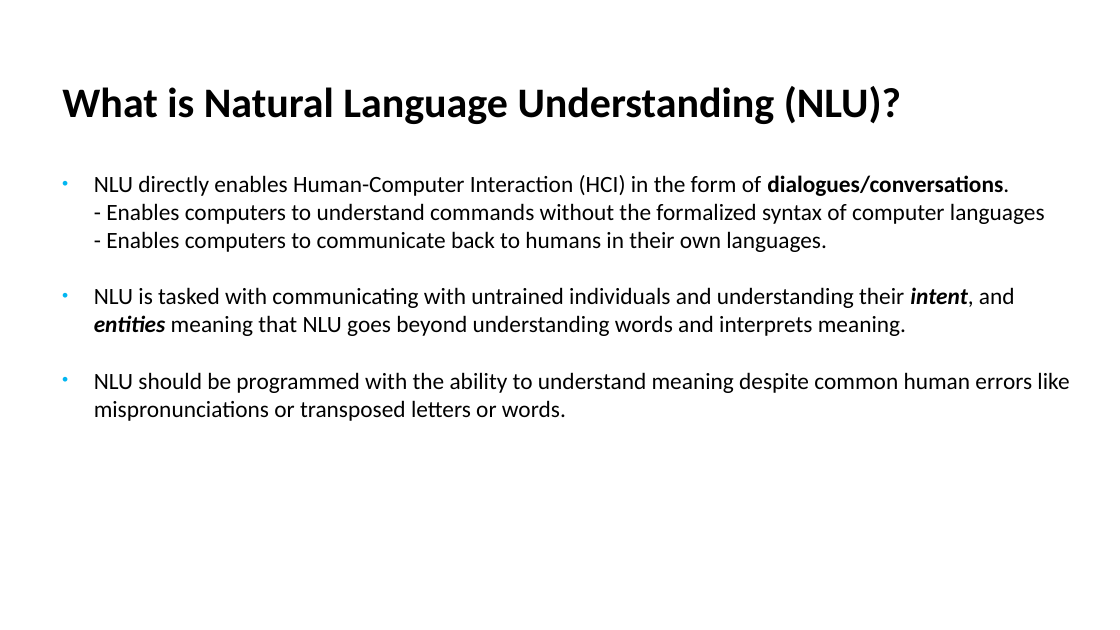
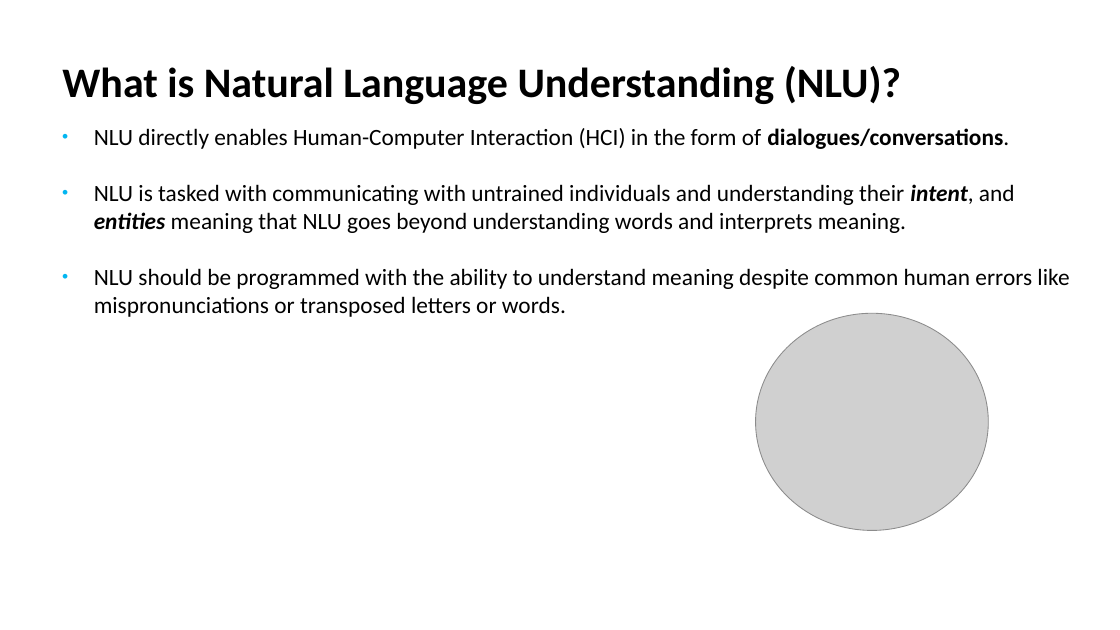
Before and after one commit to mansijain014/HR-Bot, a slide deck: slide 5 of Slide Deck/Conversational AI Build NLU model using LUIS(MLSA).pptx (slide 6 before the commit). Drawn at 1120x630 pixels with LibreOffice and Linux fonts; fonts in the diff are those of the drawing; grey boxes stand for pictures; background and template pictures are left out. Boxes give left, top, right and bottom in pixels: in the first picture for what was removed or moved away, otherwise in the second. Text is boxed around its words. In the diff, an @@ line names an element or a change of style, - is before the commit and + after.

```diff
--- a/Slide Deck/Conversational AI Build NLU model using LUIS(MLSA).pptx
+++ b/Slide Deck/Conversational AI Build NLU model using LUIS(MLSA).pptx
@@ title "What is Natural Language Understanding ...": place and size @@
-title "What is Natural Language Understanding ..." at bbox=[62, 86, 901, 124]
+title "What is Natural Language Understanding ..." at bbox=[62, 66, 901, 104]
@@ text "NLU directly enables Human-Computer Interaction ...": place and size @@
-text "NLU directly enables Human-Computer Interaction ..." at bbox=[94, 175, 1069, 421]
+text "NLU directly enables Human-Computer Interaction ..." at bbox=[94, 128, 1069, 317]
@@ text at bbox=[106, 203, 1045, 252]: paragraphs removed @@
-- Enables computers to understand commands without the formalized syntax of computer languages
-- Enables computers to communicate back to humans in their own languages.
@@ picture added at bbox=[756, 313, 989, 531] @@
```
Also in this commit, not shown: 6 other slides changed, 2 slides added, 4 slides removed, 1 other file.
